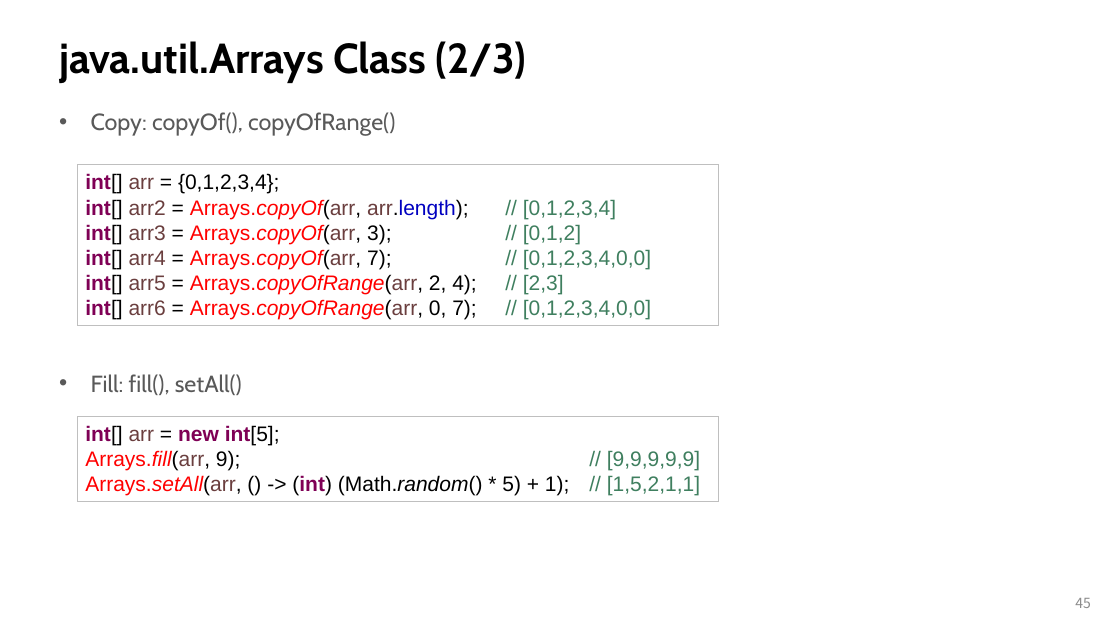
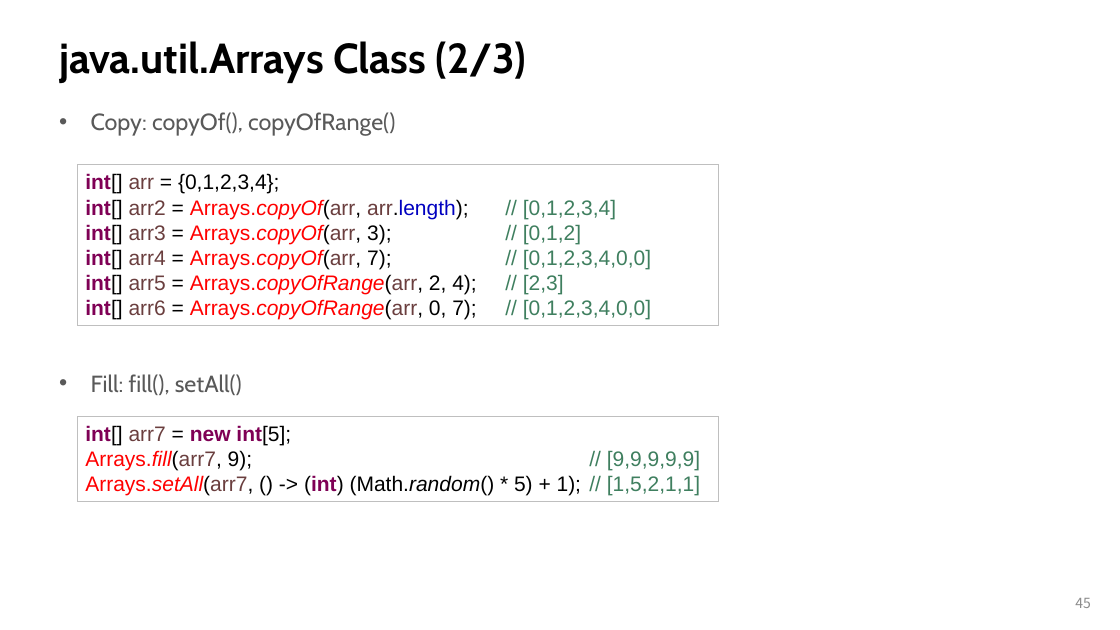
Before and after one commit to iklee99/JavaClass, a slide deck: slide 45 of slides/10_Collections.pptx. Drawn at 1120x630 pixels with LibreOffice and Linux fonts; fonts in the diff are those of the drawing. Boxes give left, top, right and bottom in pixels: in the first picture for what was removed or moved away, otherwise in the second. Text is boxed around its words. In the diff, an @@ line names an element or a change of style, - is before the commit and + after.

```diff
--- a/slides/10_Collections.pptx
+++ b/slides/10_Collections.pptx
@@ text in rectangle at <box>85,425,700,496</box>: text changed @@
-int[] arr = new int[5];
-Arrays.fill(arr, 9); // [9,9,9,9,9]
-Arrays.setAll(arr, () -> (int) (Math.random() * 5) + 1); // [1,5,2,1,1]
+int[] arr7 = new int[5];
+Arrays.fill(arr7, 9); // [9,9,9,9,9]
+Arrays.setAll(arr7, () -> (int) (Math.random() * 5) + 1); // [1,5,2,1,1]
```
Also in this commit, not shown: 2 other slides changed, 14 other files.
